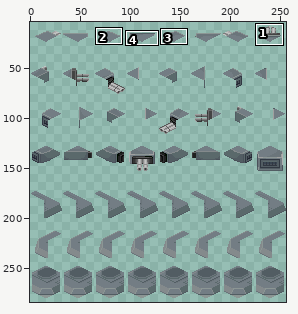
Sprite sheet -- Resources/UnitSprites/SWUPPERLASCturret.png. Above: a wide view before the commit, with the close-up outlined.
Close-up. The starting point:
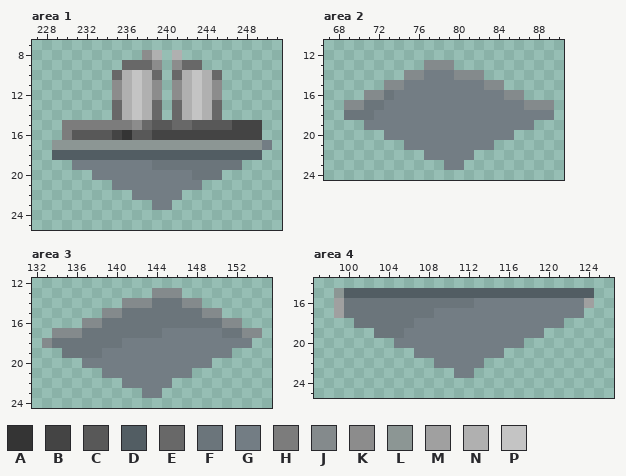
The file is 256x320 pixels. Shown: area 1: x 227..251, y 7..25; area 2: x 67..90, y 11..24; area 3: x 132..155, y 12..24; area 4: x 97..126, y 14..25. The wide view leaves out empty margins. The commit also changed other parts of the picture, which this record leaves out.
Palette (. is transparent): A #343434  B #444444  C #585858  D #525d63  E #686868  F #6b757b  G #737d84  H #7c7c7c  J #848a8c  K #8c8c8c  L #8c9694  M #a0a0a0  N #b0b0b0  P #c4c4c4
Pixels before, area 1, first column x 229:
 8 .........KN.N.........
 9 .......EEEK.KEE.......
10 ......ENPNE.ENPNE.....
11 ......KNPNK.KNPNK.....
12 ......KNPNK.KNPNK.....
13 ......ENPNE.ENPNE.....
14 ......ENPNE.ENPNE.....
15 .HHHHHHHKECCEECCCCBBB.
16 .HCCCCBACCBBBBBBBBBBB.
17 LLLLLLLLLLLLLLLLLLLLLG
18 DDDDDDDDDDDDDDDDDDDDD.
19 ..GGGGGGGGFFFFFFFFF...
20 ....GGGGGGGGGGFFF.....
21 ......GGGGGGGGG.......
22 ........GGGGG.........
23 ..........GG..........
Pixels before, area 2, first column x 69:
13 ........JJJ..........
14 ......JJGGGJJJ.......
15 ....JJGGGGGGGGJJ.....
16 ..JJFGGGGGGGGGGGJJ...
17 JJFFGGGGGGGGGGGGGGJJJ
18 FFFGGGGGGGGGGGGGGGGGG
19 ..GGGGGGGGGGGGGGGGG..
20 ....GGGGGGGGGGGGG....
21 ......GGGGGGGGG......
22 ........GGGGG........
23 ..........GG.........
Pixels before, area 3, first column x 133:
13 ...........JJJ........
14 ........JJJFFFJJ......
15 ......JJFFFFFFFFJJ....
16 ....JJFFFFFFFFFFFFJJ..
17 .JJJFFFFFFFFGGGGGGFFJJ
18 JFFFFFFFGGGGGGGGGGGGG.
19 ..FFFFGGGGGGGGGGGGG...
20 ....GGGGGGGGGGGGG.....
21 ......GGGGGGGGG.......
22 ........GGGGG.........
23 ..........GG..........
Pixels before, area 4, first column x 99:
15 LDDDDDDDDDDDDDDDDDDDDDDDDD
16 MFFFFFFFFFFFFFGGGGGGGGGGGM
17 MFFFFFFFFFGGGGGGGGGGGGGGG.
18 ..FFFFFFGGGGGGGGGGGGGGG...
19 ....FFFGGGGGGGGGGGGGG.....
20 ......GGGGGGGGGGGGG.......
21 ........GGGGGGGGG.........
22 ..........GGGGG...........
23 ............GG............
Now the later version:
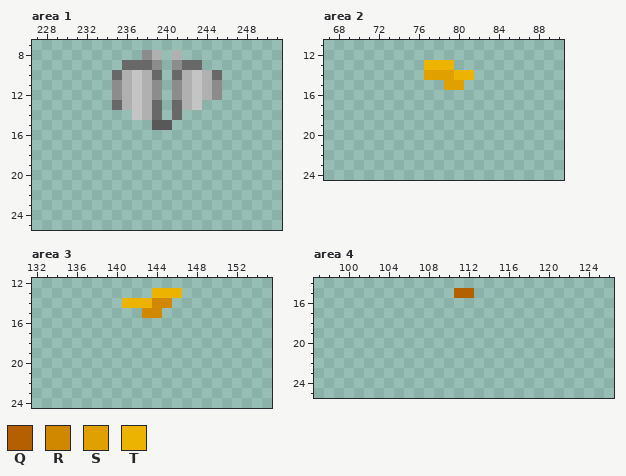
Colours new in this view: Q #b46000  R #d08800  S #e0a000  T #ecb400
From old to new:
Area 1:
The edit erases colour A in row 16 at x 236.
The edit erases colour B in row 15 at x 247 to 249; in row 16 at x 235 and 239 to 249.
The edit erases colour C in row 15 at x 243 to 246; in row 16 at x 231 to 234 and 237 to 238.
The edit erases colour D in row 18 at x 229 to 249.
The edit erases colour E in row 13 at x 245; in row 14 at x 235 and 245; in row 15 at x 238 and 241 to 242.
The edit erases colour F in row 19 at x 239 to 247; in row 20 at x 243 to 245.
The edit erases colour G in row 17 at x 250; in row 19 at x 231 to 238; in row 20 at x 233 to 242; in row 21 at x 235 to 243; in row 22 at x 237 to 241; in row 23 at x 239 to 240.
The edit erases colour H in row 15 at x 230 to 236; in row 16 at x 230.
The edit erases colour K in row 15 at x 237.
The edit erases colour L in row 17 at x 229 to 249.
The edit erases colour N in row 13 at x 244; in row 14 at x 236, 242 and 244.
The edit erases colour P in row 14 at x 243.
Area 2:
Colour G gives way to colour S in row 14 at x 77 to 79; in row 15 at x 79 to 80.
Colour J gives way to colour T in row 13 at x 77 to 79; in row 14 at x 80 to 81.
The edit erases colour F in row 16 at x 73; in row 17 at x 71 to 72; in row 18 at x 69 to 71.
The edit erases colour G in row 15 at x 75 to 78 and 81 to 82; in row 16 at x 74 to 84; in row 17 at x 73 to 86; in row 18 at x 72 to 89; in row 19 at x 71 to 87; in row 20 at x 73 to 85.
The edit erases colour G in row 21 at x 75 to 83; in row 22 at x 77 to 81; in row 23 at x 79 to 80.
The edit erases colour J in row 14 at x 75 to 76 and 82; in row 15 at x 73 to 74 and 83 to 84; in row 16 at x 71 to 72 and 85 to 86; in row 17 at x 69 to 70 and 87 to 89.
Area 3:
Colour F gives way to colour R in row 14 at x 144 to 145; in row 15 at x 143 to 144.
Colour J gives way to colour T in row 13 at x 144 to 146; in row 14 at x 141 to 143.
The edit erases colour F in row 14 at x 146; in row 15 at x 141 to 142 and 145 to 148; in row 16 at x 139 to 150; in row 17 at x 137 to 144 and 151 to 152; in row 18 at x 134 to 140; in row 19 at x 135 to 138.
The edit erases colour G in row 17 at x 145 to 150; in row 18 at x 141 to 153; in row 19 at x 139 to 151; in row 20 at x 137 to 149; in row 21 at x 139 to 147; in row 22 at x 141 to 145.
The edit erases colour G in row 23 at x 143 to 144.
The edit erases colour J in row 14 at x 147 to 148; in row 15 at x 139 to 140 and 149 to 150; in row 16 at x 137 to 138 and 151 to 152; in row 17 at x 134 to 136 and 153 to 154; in row 18 at x 133.
Area 4:
Colour D gives way to colour Q in row 15 at x 111 to 112.
The edit erases colour D in row 15 at x 100 to 110 and 113 to 124.
The edit erases colour F in row 16 at x 100 to 112; in row 17 at x 100 to 108; in row 18 at x 101 to 106; in row 19 at x 103 to 105.
The edit erases colour G in row 16 at x 113 to 123; in row 17 at x 109 to 123; in row 18 at x 107 to 121; in row 19 at x 106 to 119; in row 20 at x 105 to 117; in row 21 at x 107 to 115.
The edit erases colour G in row 22 at x 109 to 113; in row 23 at x 111 to 112.
The edit erases colour L in row 15 at x 99.
The edit erases colour M in row 16 at x 99 and 124; in row 17 at x 99.
